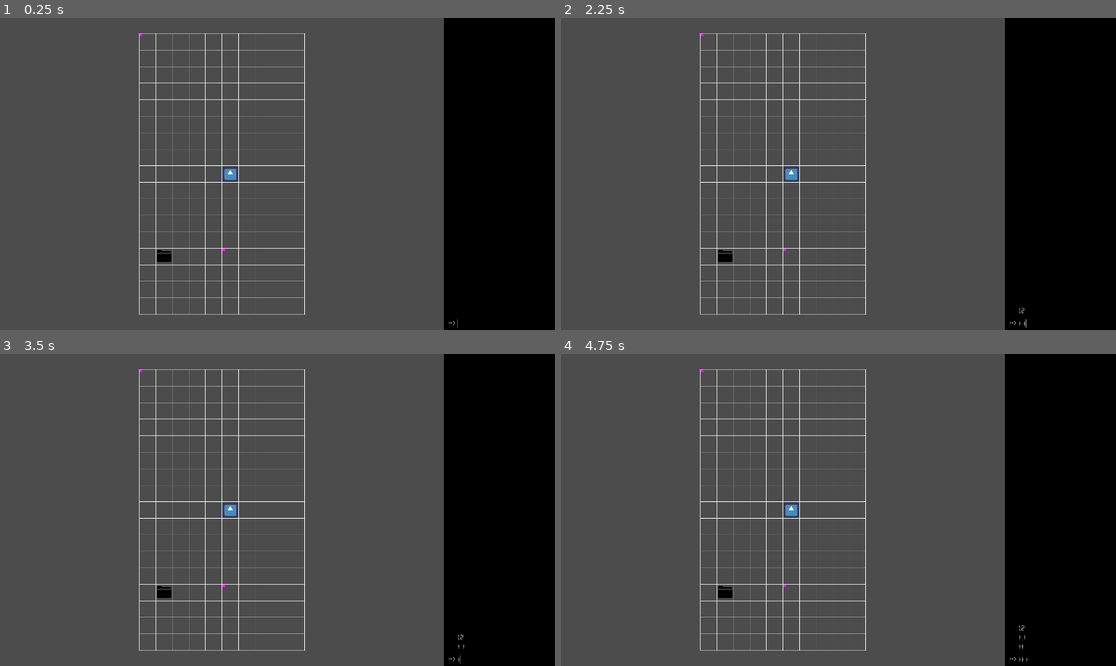
Above: before the commit, frames 1-4 (two rows, left to right).
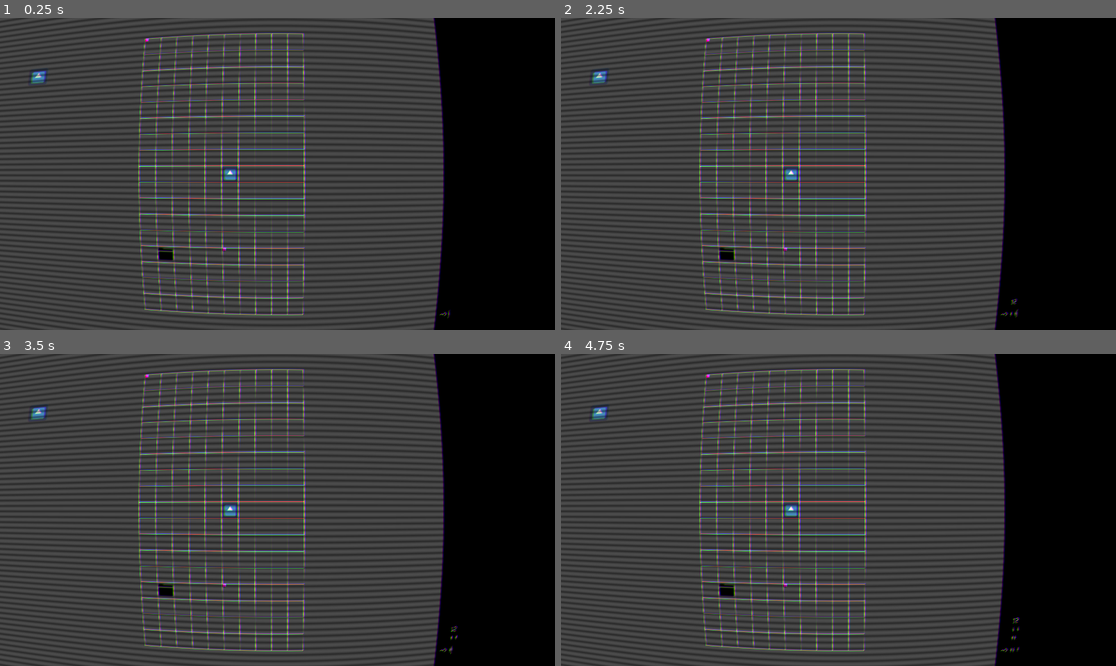
Above: after the commit, the same moments.

Repository: jwikiera/ggj23_root
Game: Godot game, scene res://Scenes/MainScene.tscn
Same seed, same stepped clock (60 frames per second), same inputs: the game is played once before the commit and once after it. The engine's default icon, where the game draws it, is replaced by a stand-in: a white triangle on a blue panel in a dark square.
Inputs (mouse positions are in pixels of both pictures, inside the frame that each line leads up to):
- Up to frame 1 (0.25 s): no input
- Up to frame 2 (2.25 s): click (1071, 323) at 0.52 s; type "12" at 0.6 s; tap Enter at 1.25 s; hold Right (ui_right) 1.28-2.03 s; tap T at 1.35, 2.1 s; tap Space at 2 s; hold Down (console_down) from 2.03 s (still down)
- Up to frame 3 (3.5 s): tap Enter at 2.75 s; release Down (console_down) at 2.78 s; hold Right (ui_right) from 2.78 s (still down); tap T at 2.85 s
- Up to frame 4 (4.75 s): tap Space at 3.5 s; release Right (ui_right) at 3.53 s; hold Up (console_up) 3.53-4.28 s; tap T at 3.6, 4.35 s; tap Enter at 4.25 s; hold Left (ui_left) from 4.28 s (still down)

The runs differ from the first frame. In frame 1, 24% of the frame differs, in the area x 0-83%, y 0-100%; in frame 2, 24%; in frame 3, 24%; in frame 4, 24%, in the area x 0-85%, y 0-100%.

Commit message:
Add VHS Shader

Diff:
--- /dev/null
+++ b/godot_project/Eric/EricScene.tscn
@@ -0,0 +1,6 @@
+[gd_scene load_steps=2 format=2]
+
+[ext_resource path="res://Eric/random.gd" type="Script" id=1]
+
+[node name="Node2D" type="Node2D"]
+script = ExtResource( 1 )
--- /dev/null
+++ b/godot_project/Eric/random.gd
@@ -0,0 +1,9 @@
+extends Node
+
+func _ready():
+	var random_pos = get_random_pos(8, 8, 3)
+	print(random_pos)
+
+func get_random_pos(width, height, amount):
+	var random_pos = [(randi() % width, randi() % height) for i in range(amount)]
+	return random_pos
--- a/godot_project/Scenes/MainScene.tscn
+++ b/godot_project/Scenes/MainScene.tscn
@@ -1,6 +1,58 @@
-[gd_scene load_steps=2 format=2]
+[gd_scene load_steps=6 format=2]
 
 [ext_resource path="res://Scripts/MainScene.gd" type="Script" id=1]
+[ext_resource path="res://Scenes/square-16.png" type="Texture" id=2]
+[ext_resource path="res://Sprites/icon.png" type="Texture" id=3]
+
+[sub_resource type="Shader" id=3]
+code = "shader_type canvas_item;
+
+uniform float scan_line_count : hint_range(0, 1080) = 50.0;
+
+vec2 uv_curve(vec2 uv) {
+	uv = (uv - 0.5) * 2.0;
+
+	uv.x *= 1.0 + pow(abs(uv.y) / 4.0, 2.0);
+	uv.y *= 1.0 + pow(abs(uv.x) / 2.5, 2.0);
+
+	uv = (uv / 2.0) + 0.5;
+
+//	uv /= 1.1;
+	return uv;
+}
+
+void fragment() {
+	float PI = 3.14159;
+//	vec4 color = texture(SCREEN_TEXTURE, uv_curve(SCREEN_UV));
+	float r = texture(SCREEN_TEXTURE, uv_curve(SCREEN_UV) + vec2(SCREEN_PIXEL_SIZE.x*0.0), 0.0).r;
+	float g = texture(SCREEN_TEXTURE, uv_curve(SCREEN_UV) + vec2(SCREEN_PIXEL_SIZE.x*2.0), 0.0).g;
+	float b = texture(SCREEN_TEXTURE, uv_curve(SCREEN_UV) + vec2(SCREEN_PIXEL_SIZE.x*-2.0), 0.0).b;
+
+	float s = sin(uv_curve(SCREEN_UV).y * scan_line_count * PI * 2.0);
+	s = (s * 0.5 + 0.5) * 0.9 + 0.1;
+
+	vec4 scan_line = vec4(vec3(pow(s, 0.25)), 1.0);
+//	COLOR = color;
+//	COLOR = vec4(r, g, b, 1.0);
+	COLOR = vec4(r, g, b, 1.0) * scan_line;
+}"
+
+[sub_resource type="ShaderMaterial" id=2]
+shader = SubResource( 3 )
+shader_param/scan_line_count = 50.0
 
 [node name="MainScene" type="Node2D"]
 script = ExtResource( 1 )
+
+[node name="Icon" type="Sprite" parent="."]
+position = Vector2( 113, 162 )
+texture = ExtResource( 3 )
+
+[node name="CanvasLayer" type="CanvasLayer" parent="."]
+
+[node name="TextureRect" type="TextureRect" parent="CanvasLayer"]
+material = SubResource( 2 )
+margin_right = 1908.0
+margin_bottom = 1091.0
+texture = ExtResource( 2 )
+expand = true
Binary file added: godot_project/Scenes/square-16.png
Not shown, added: godot_project/Scenes/square-16.png.import
